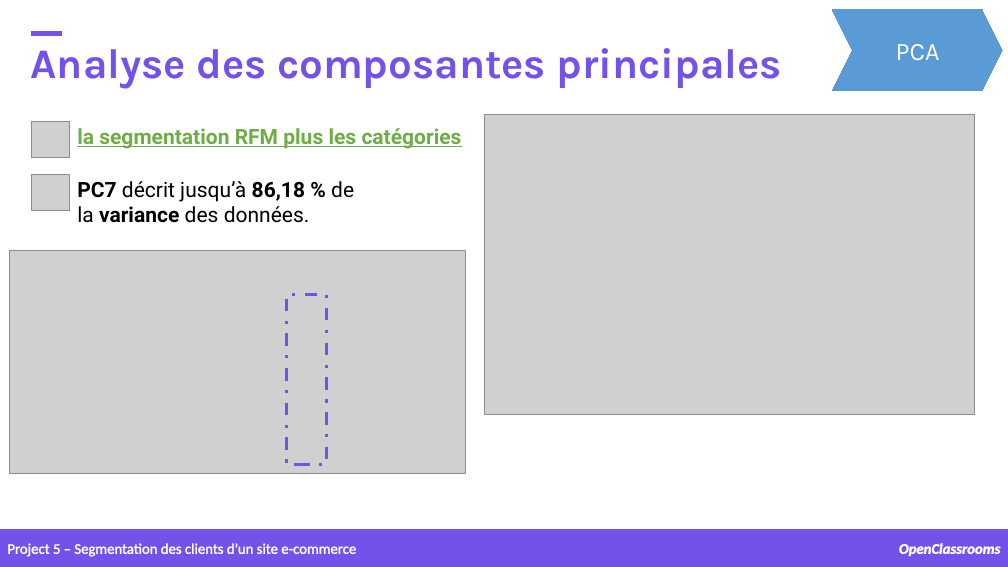
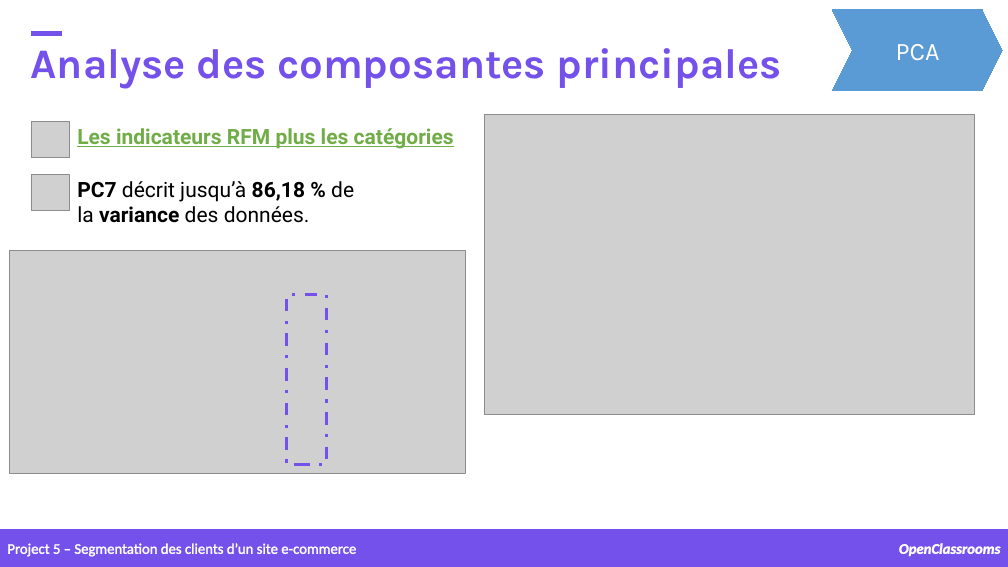
Before and after one commit to samirhinojosa/OC-P5-segment-customers-of-website, a slide deck: slide 25 of supports/P5_presentation v3.pptx (slide 27 before the commit). Drawn at 1008x567 pixels with LibreOffice and Linux fonts; fonts in the diff are those of the drawing; grey boxes stand for pictures; background and template pictures are left out. Boxes give left, top, right and bottom in pixels: in the first picture for what was removed or moved away, otherwise in the second. Text is boxed around its words. In the diff, an @@ line names an element or a change of style, - is before the commit and + after.

```diff
--- a/supports/P5_presentation v3.pptx
+++ b/supports/P5_presentation v3.pptx
@@ text at [77,128,454,149]: text changed @@
-la segmentation RFM plus les catégories
+Les indicateurs RFM plus les catégories
```
Also in this commit, not shown: 11 other slides changed, 3 slides added, 1 other file.
